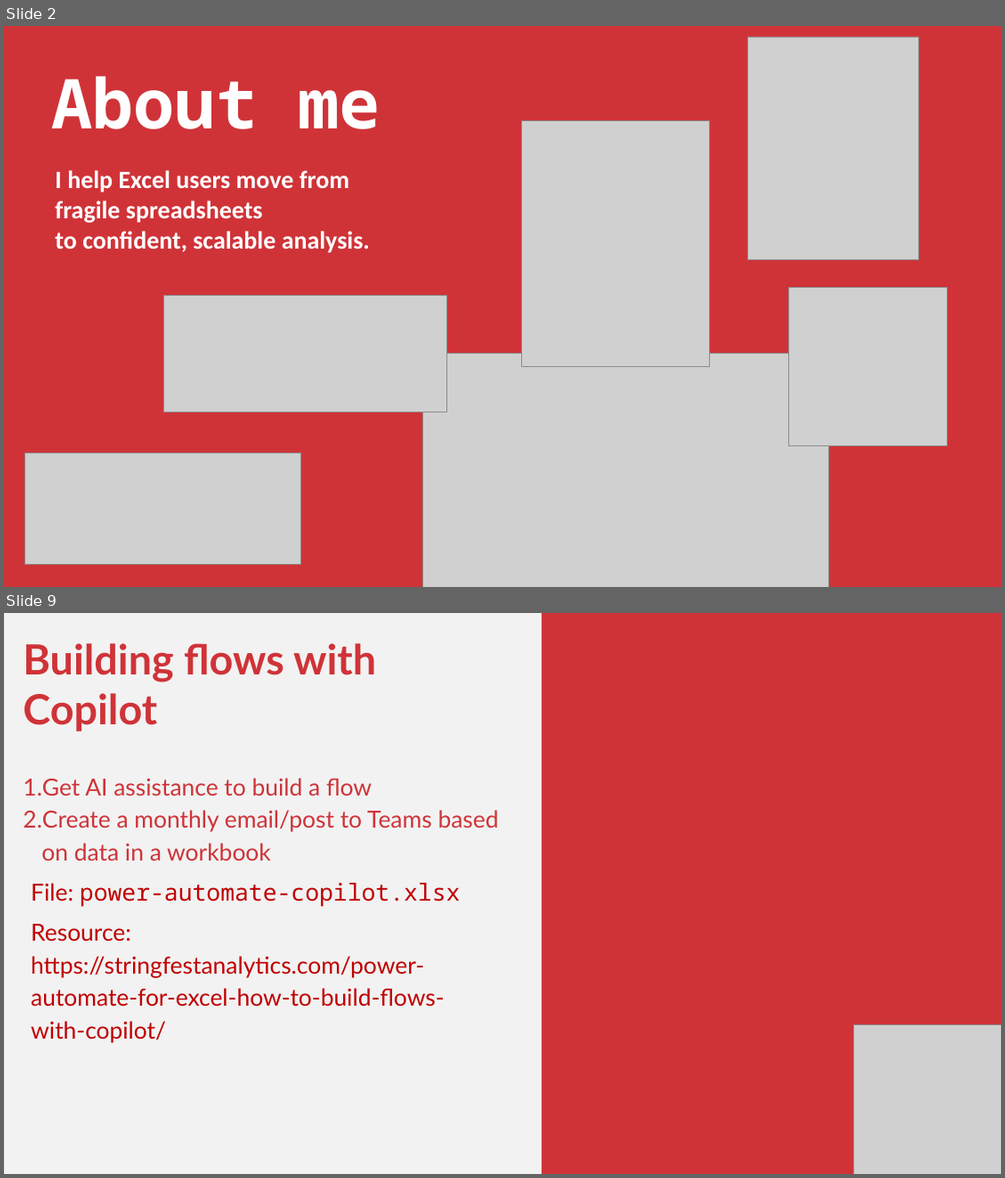
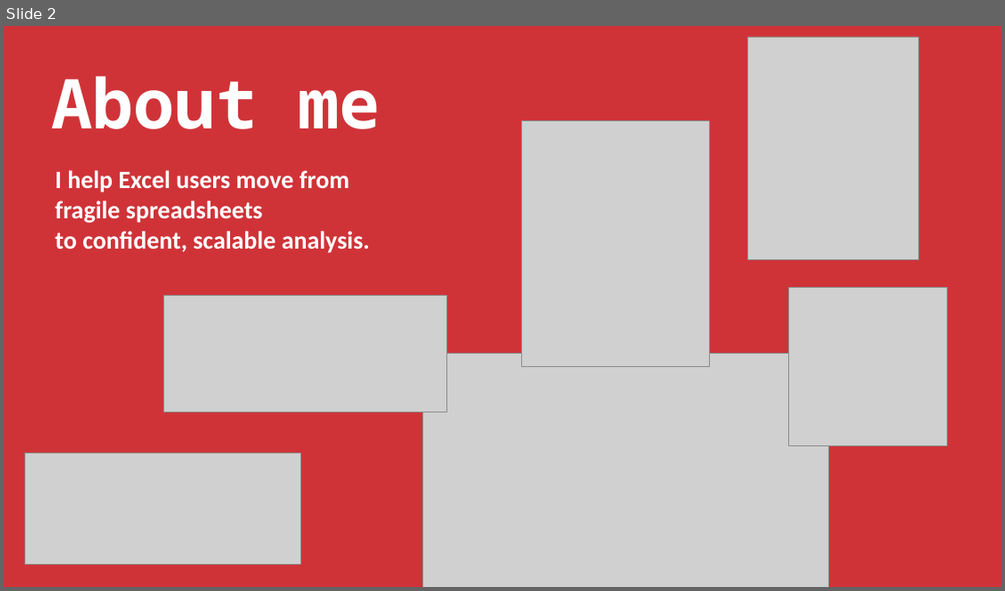
Before and after one commit to stringfestdata/gxls-copilot-studio-excel, a slide deck: gxls-copilot-studio-excel.pptx. Shown one above the other, each under a label of ours: slides 2 and 9 before the commit, slide 2 after it; the slides between them are not shown. The pictures are 1005x1178 and 1005x591 pixels, drawn with LibreOffice and Linux fonts; fonts in the diff are those of the drawing; grey boxes stand for pictures. Boxes give left, top, right and bottom in pixels: in the first picture for what was removed or moved away, otherwise in the second. Text is boxed around its words. In the diff, an @@ line names an element or a change of style, - is before the commit and + after.

```diff
--- a/gxls-copilot-studio-excel.pptx
+++ b/gxls-copilot-studio-excel.pptx
@@ slide 9 removed at (x1=4, y1=613, x2=1001, y2=1174), background #F2F2F2 @@
@@ rectangle removed at (x1=542, y1=613, x2=1001, y2=1174) @@
@@ text removed at (x1=23, y1=643, x2=499, y2=1006) @@
-Building flows with Copilot
-1. Get AI assistance to build a flow
-2. Create a monthly email/post to Teams based on data in a workbook
-File: power-automate-copilot.xlsx
-Resource: https://stringfestanalytics.com/power-automate-for-excel-how-to-build-flows-with-copilot/
@@ picture removed at (x1=853, y1=1024, x2=1001, y2=1174) @@
```
Also in this commit, not shown: 3 slides changed, 6 slides added, 32 other slides removed, 11 other files.
